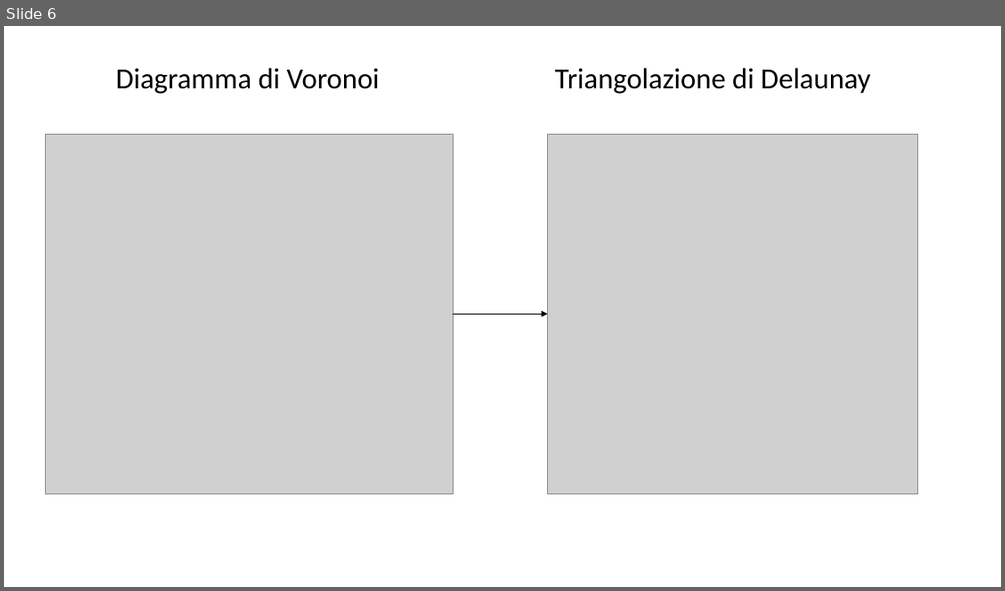
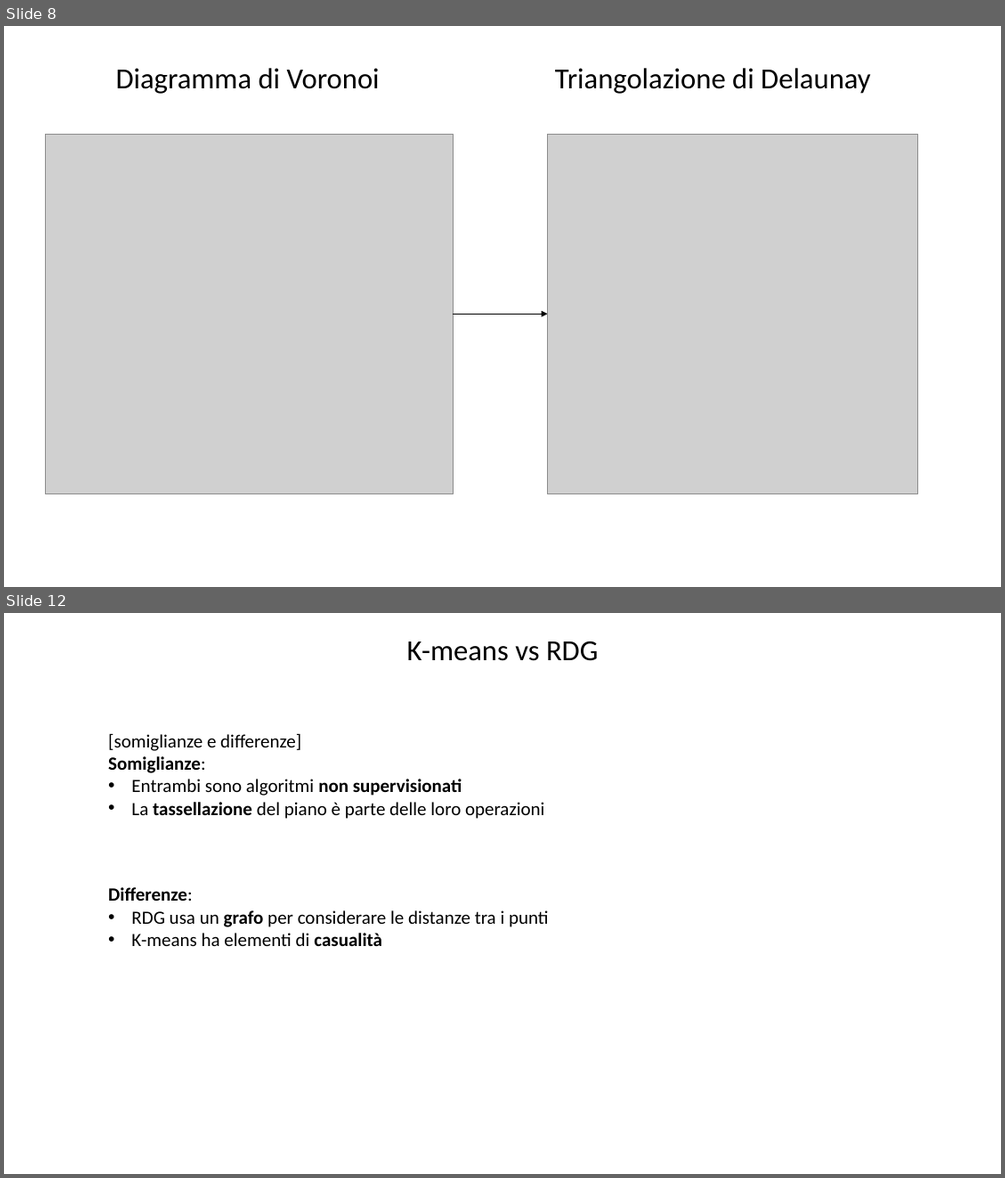
Before and after one commit to Teolul/Dot_Patterns_Perceptual_Grouping_RDG_vs_K-means, a slide deck: presentation.pptx. Shown one above the other, each under a label of ours: slide 6 before the commit, slides 8 and 12 after it; the slides between them are not shown. The pictures are 1005x591 and 1005x1178 pixels, drawn with LibreOffice and Linux fonts; fonts in the diff are those of the drawing; grey boxes stand for pictures; background and template pictures are left out. Boxes give left, top, right and bottom in pixels: in the first picture for what was removed or moved away, otherwise in the second. Text is boxed around its words. In the diff, an @@ line names an element or a change of style, - is before the commit and + after.

```diff
--- a/presentation.pptx
+++ b/presentation.pptx
@@ slide 12 added at bbox=[4, 613, 1001, 1174], background picture (left out) @@
@@ text added at bbox=[407, 641, 598, 661], 28 pt, text #000000 @@
+K-means vs RDG
@@ text added at bbox=[108, 733, 544, 819], 18 pt, text #000000 @@
+[somiglianze e differenze]
+Somiglianze:
+• Entrambi sono algoritmi non supervisionati
+• La tassellazione del piano è parte delle loro operazioni
@@ text added at bbox=[108, 887, 549, 946], 18 pt, text #000000 @@
+Differenze:
+• RDG usa un grafo per considerare le distanze tra i punti
+• K-means ha elementi di casualità
@@ what was slide 6 is now slide 8 @@
```
Also in this commit, not shown: 8 slides changed, 4 other slides added, 1 slide removed, 5 other files.
